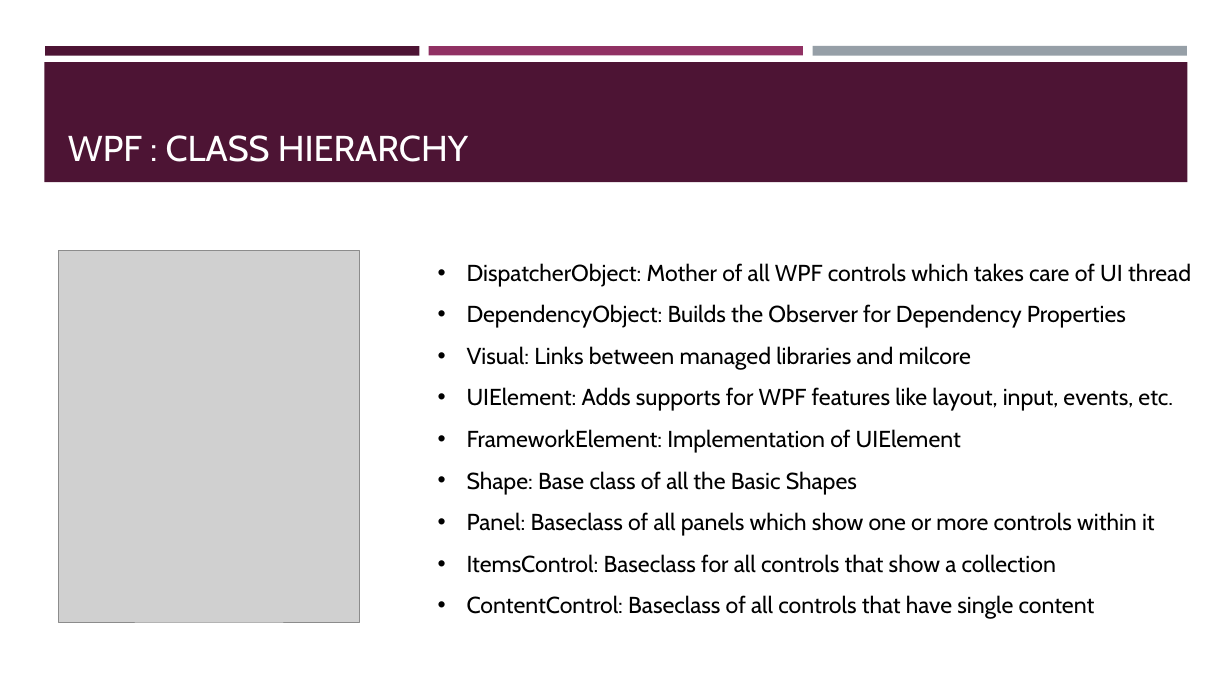
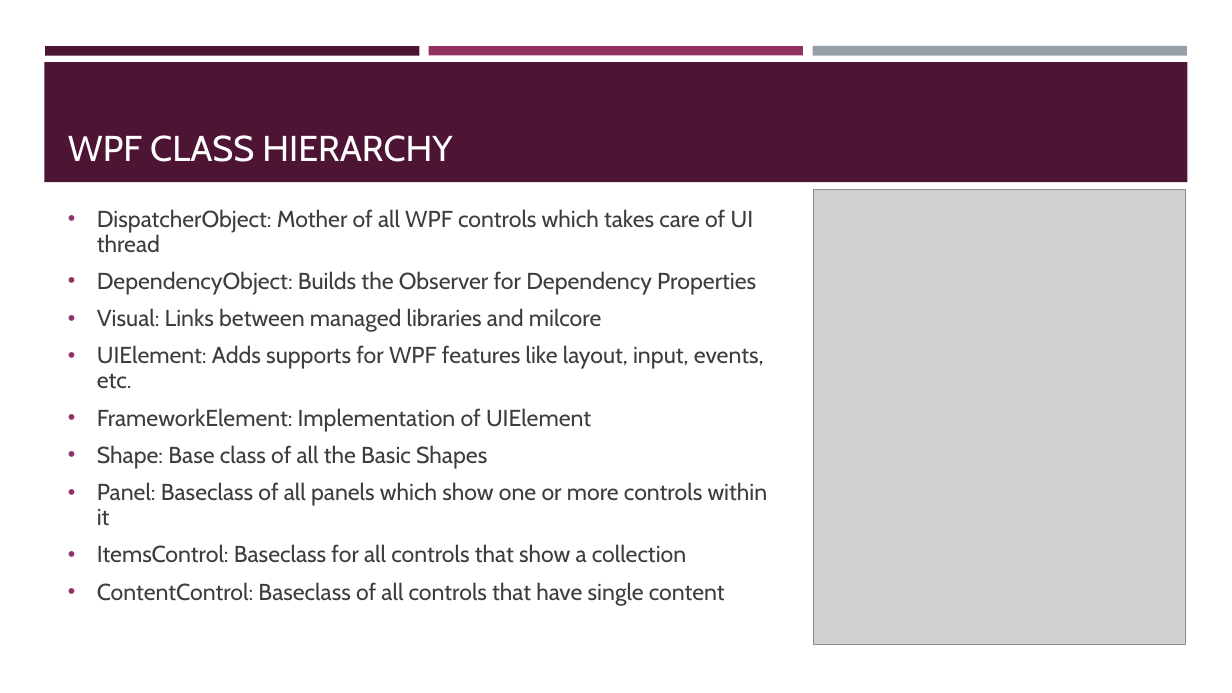
Before and after one commit to solankiravi/WPF-Demo, a slide deck: slide 5 of Introduction.pptx. Drawn at 1232x693 pixels with LibreOffice and Linux fonts; fonts in the diff are those of the drawing; grey boxes stand for pictures. Boxes give left, top, right and bottom in pixels: in the first picture for what was removed or moved away, otherwise in the second. Text is boxed around its words. In the diff, an @@ line names an element or a change of style, - is before the commit and + after.

```diff
--- a/Introduction.pptx
+++ b/Introduction.pptx
@@ title at [68,135,452,162]: text changed @@
-WPF : CLASS HIERARCHY
+WPF CLASS HIERARCHY
@@ text "DispatcherObject: Mother of all WPF ...": place and size @@
-text "DispatcherObject: Mother of all WPF ..." at [467,263,1191,619]
+text "DispatcherObject: Mother of all WPF ..." at [97,209,768,606]
@@ text "DispatcherObject: Mother of all WPF ..." at [97,209,768,606]: text colour #000000 to #3D3D3D; line spacing 1.5 to 0.9; more space between paragraphs; vertical alignment top to middle @@
@@ picture added at [814,189,1187,645] @@
@@ picture removed at [59,250,360,622] @@
```
Also in this commit, not shown: 1 other file.
